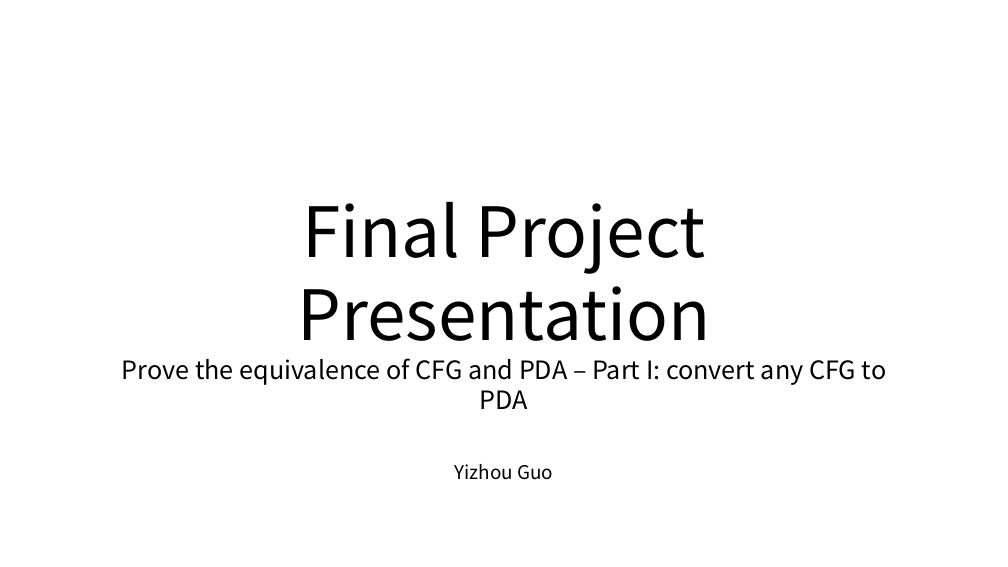
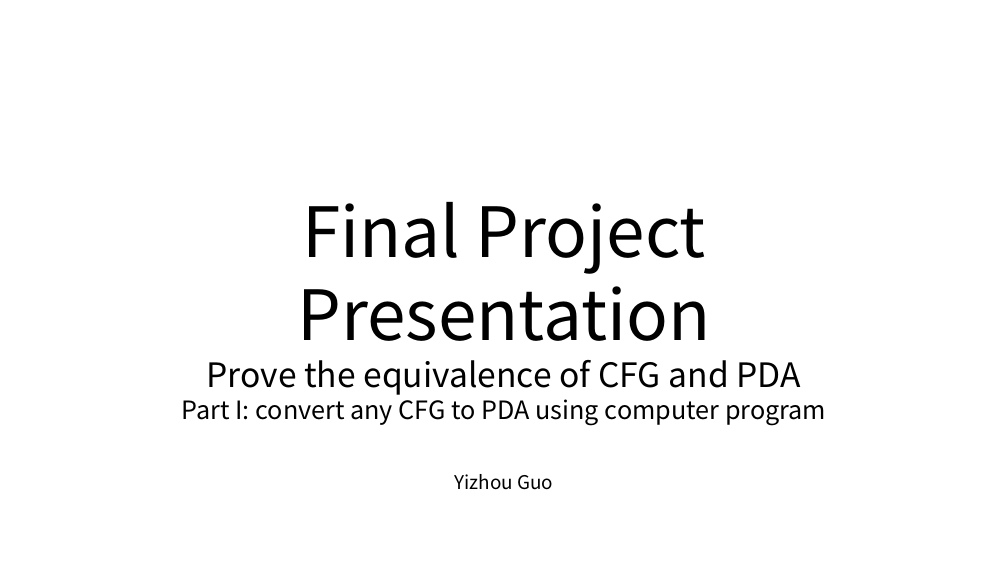
Before and after one commit to guoyizhou01/CS5252FinalProject, a slide deck: slide 1 of Presentation.pptx. Drawn at 1008x567 pixels with LibreOffice and Linux fonts; fonts in the diff are those of the drawing. Boxes give left, top, right and bottom in pixels: in the first picture for what was removed or moved away, otherwise in the second. Text is boxed around its words. In the diff, an @@ line names an element or a change of style, - is before the commit and + after.

```diff
--- a/Presentation.pptx
+++ b/Presentation.pptx
@@ text "Final Project Presentation": place and size @@
-text "Final Project Presentation" at [122, 202, 886, 480]
+text "Final Project Presentation" at [182, 202, 826, 426]
@@ text at [182, 360, 826, 426]: text changed @@
-Prove the equivalence of CFG and PDA – Part I: convert any CFG to PDA
+Prove the equivalence of CFG and PDA
+Part I: convert any CFG to PDA using computer program
```
Also in this commit, not shown: 1 slide added.
